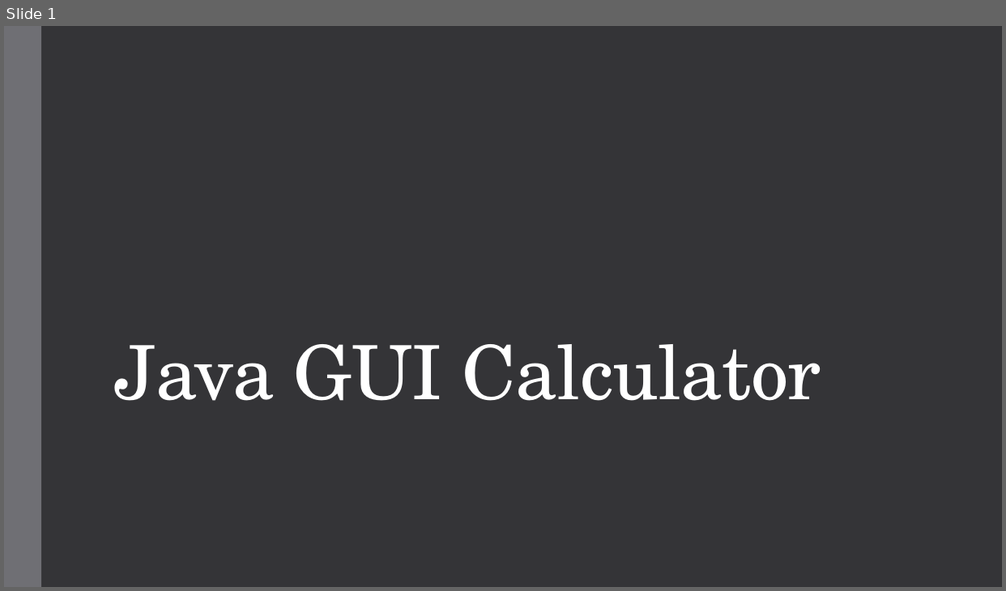
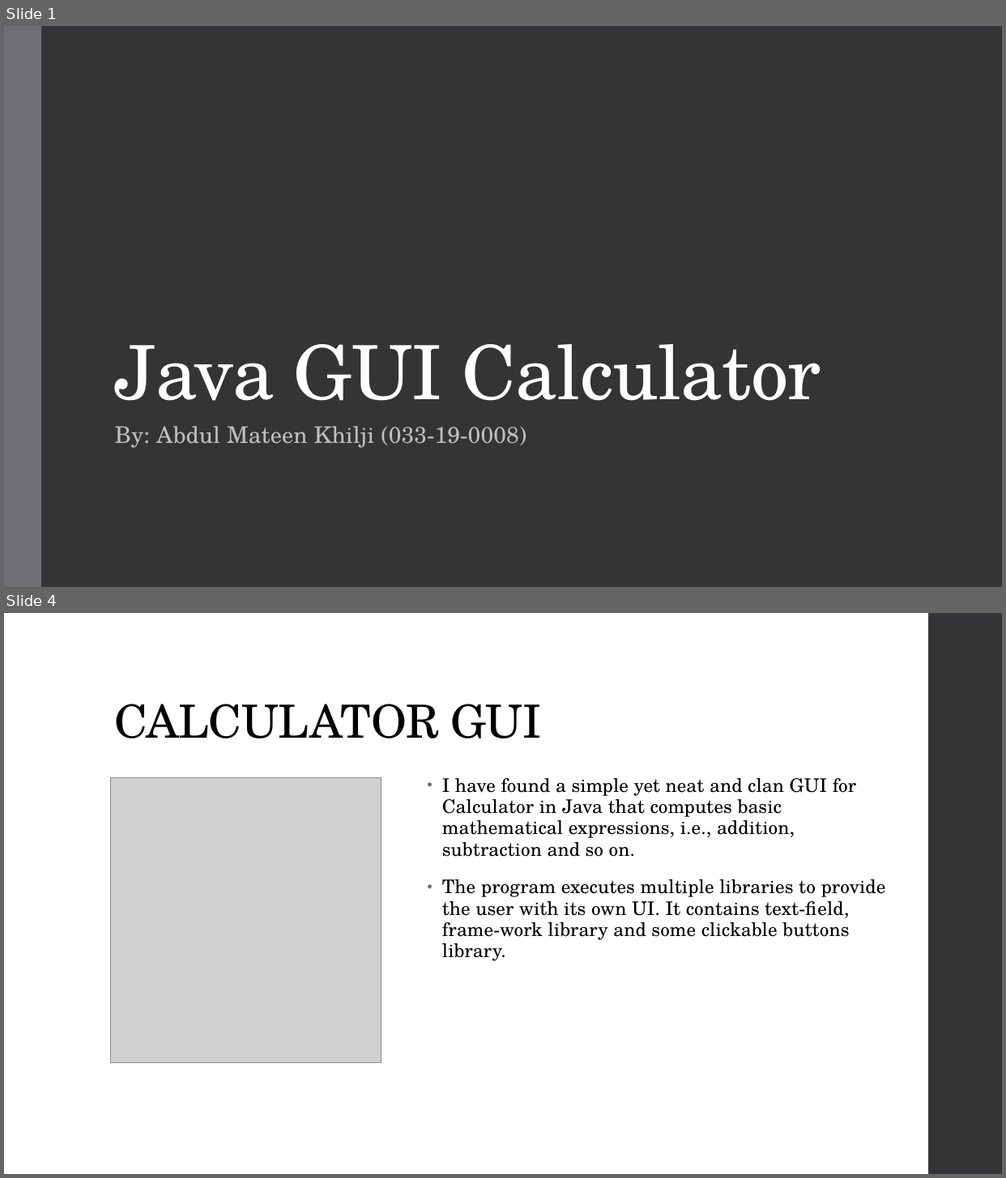
Before and after one commit to JealousGx/oop-simple-calculator, a slide deck: Calculator.pptx. Shown one above the other, each under a label of ours: slide 1 before the commit, slides 1 and 4 after it; the slides between them are not shown. The pictures are 1006x591 and 1006x1178 pixels, drawn with LibreOffice and Linux fonts; fonts in the diff are those of the drawing; grey boxes stand for pictures. Boxes give left, top, right and bottom in pixels: in the first picture for what was removed or moved away, otherwise in the second. Text is boxed around its words. In the diff, an @@ line names an element or a change of style, - is before the commit and + after.

```diff
--- a/Calculator.pptx
+++ b/Calculator.pptx
@@ slide 4 added at <box>4,613,1002,1174</box>, background #FFFFFF @@
@@ rectangle added at <box>928,613,1002,1174</box>, fill #353537 @@
@@ title added at <box>115,704,542,739</box>, 44 pt, text #000000 @@
+CALCULATOR GUI
@@ picture added at <box>111,777,381,1063</box> @@
@@ text added at <box>442,778,886,961</box>, 18 pt, text #000000 @@
+• I have found a simple yet neat and clan GUI for Calculator in Java that computes basic mathematical expressions, i.e., addition, subtraction and so on.
+• The program executes multiple libraries to provide the user with its own UI. It contains text-field, frame-work library and some clickable buttons library.
@@ slide 1 changed as well @@
@@ subtitle added at <box>115,426,526,448</box>, 22 pt, text #BFBFBF @@
+By: Abdul Mateen Khilji (033-19-0008)
```
Also in this commit, not shown: 6 other slides added, 1 slide removed, 1 other file.
